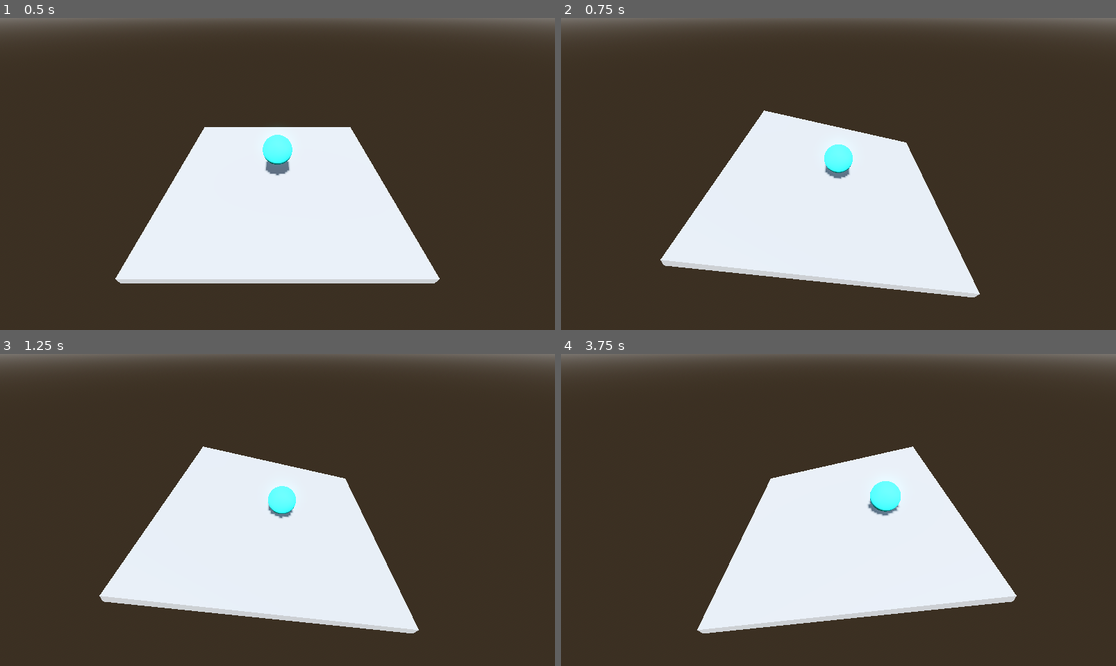
Above: before the commit, frames 1-4 (two rows, left to right).
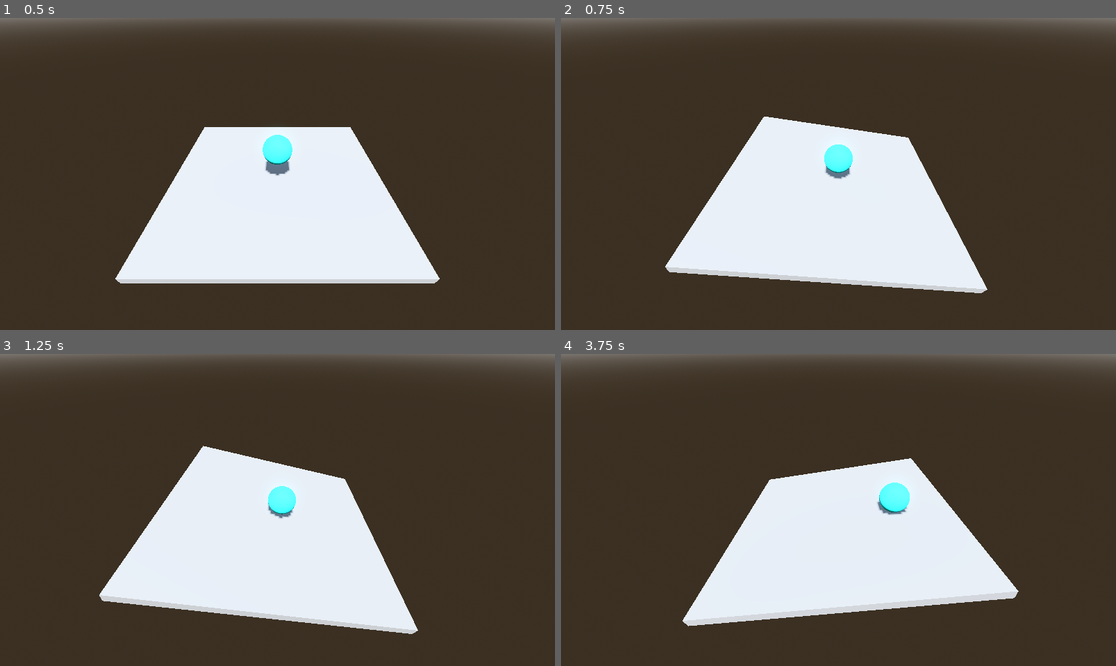
Above: after the commit, the same moments.

Repository: JoaoSant0s/DDJAM_Carnaval_2024
Game: Godot game, scene res://_Project/Scene/main.tscn
The game is run twice, just before and just after one commit, with the same random seed, the same clock (stepped at 60 frames per second) and the same inputs.
Inputs:
- Up to frame 1 (0.5 s): no input
- Up to frame 2 (0.75 s): hold D (right) from 0.53 s (still down)
- Up to frame 3 (1.25 s): keep holding D (right)
- Up to frame 4 (3.75 s): release D (right) at 1.28 s; hold S (back) 1.28-2.03 s; hold D (right) 2.03-2.78 s; hold W (forward) 2.78-3.53 s; hold A (left) from 3.53 s (still down)

Frame 1 is identical in both runs. In frame 2, 2.5% of the frame differs, in the area x 17-77%, y 29-90%; in frame 3, 0.3%; in frame 4, 4.3%, in the area x 21-83%, y 29-90%.

Commit message:
(imp): making the platform rotation smooth and returning to the neutral position

Diff:
--- /dev/null
+++ b/_Project/Code/Runtime/Common/Math.gd
@@ -0,0 +1,4 @@
+class_name Math
+
+static func MinMax(value : float, min : float, max : float):
+	return minf(max, maxf(min, value))
--- a/_Project/Code/Runtime/FloorController.gd
+++ b/_Project/Code/Runtime/FloorController.gd
@@ -2,15 +2,55 @@
 
 var input : Vector3
 
-@export var maxAngle : float = 2.9
+@export var maxAngle : float = 0.2
+@export var angularSpeed : float = 1
 
-func _process(delta):
+var previousXDirection : int = 0
+var previousZDirection : int = 0
+
+var jumpPreviousX : bool = false
+var jumpPreviousZ : bool = false
+
+func _process(delta : float):
 	input = Vector3.ZERO
-
 	input.x = Input.get_axis("back", "forward")
 	input.z = Input.get_axis("left", "right")
 
-	if input.x != 0 and input.z != 0:
-		input.z = -input.z
+	tryResetRotation()
+	rotation = buildTargetPosition(delta)
+	tryUpdatePreviousDirections()
 
-	rotation = input * maxAngle
+func tryResetRotation():
+	jumpPreviousX = false
+	jumpPreviousZ = false
+
+	if input.x == 0 and rotation.x != 0:
+		jumpPreviousX = true
+		input.x = -previousXDirection
+
+	if input.z == 0 and rotation.z != 0:
+		jumpPreviousZ = true
+		input.z = -previousZDirection
+
+func tryUpdatePreviousDirections():
+	if input.x != 0 and not jumpPreviousX:
+		previousXDirection = input.x
+
+	if input.z != 0 and not jumpPreviousZ:
+		previousZDirection = input.z
+
+func buildTargetPosition(delta : float) -> Vector3:
+
+	var angle = -(input * delta * angularSpeed)
+	angle += rotation
+
+	var targetX = Math.MinMax(angle.x, -maxAngle, maxAngle)
+	var targetZ = Math.MinMax(angle.z, -maxAngle, maxAngle)
+
+	if jumpPreviousX and ((previousXDirection > 0 and targetX > 0) or (previousXDirection < 0 and targetX < 0)):
+		targetX = 0
+
+	if jumpPreviousZ and ((previousZDirection > 0 and targetZ > 0) or (previousZDirection < 0 and targetZ < 0)):
+		targetZ = 0
+
+	return Vector3(targetX, 0, targetZ)
--- a/_Project/Prefabs/ball.tscn
+++ b/_Project/Prefabs/ball.tscn
@@ -1,7 +1,6 @@
 [gd_scene load_steps=5 format=3 uid="uid://didv5cv5duosd"]
 
 [sub_resource type="PhysicsMaterial" id="PhysicsMaterial_dhuov"]
-bounce = 0.07
 
 [sub_resource type="StandardMaterial3D" id="StandardMaterial3D_xcans"]
 albedo_color = Color(0.184314, 1, 1, 1)
@@ -16,7 +15,7 @@
 
 [node name="Ball" type="RigidBody3D" groups=["Ball"]]
 transform = Transform3D(1, 0, 0, 0, 1, 0, 0, 0, 1, -0.0321364, 7.24733, -0.701538)
-mass = 20.0
+mass = 35.0
 physics_material_override = SubResource("PhysicsMaterial_dhuov")
 
 [node name="GeometryInstance3D" type="MeshInstance3D" parent="."]
--- a/_Project/Scene/main.tscn
+++ b/_Project/Scene/main.tscn
@@ -51,6 +51,8 @@
 [node name="Floor" type="MeshInstance3D" parent="."]
 mesh = SubResource("BoxMesh_x563g")
 script = ExtResource("1_ivdwr")
+maxAngle = 0.25
+angularSpeed = 0.8
 
 [node name="StaticBody3D" type="StaticBody3D" parent="Floor"]
 physics_material_override = SubResource("PhysicsMaterial_l43b3")
